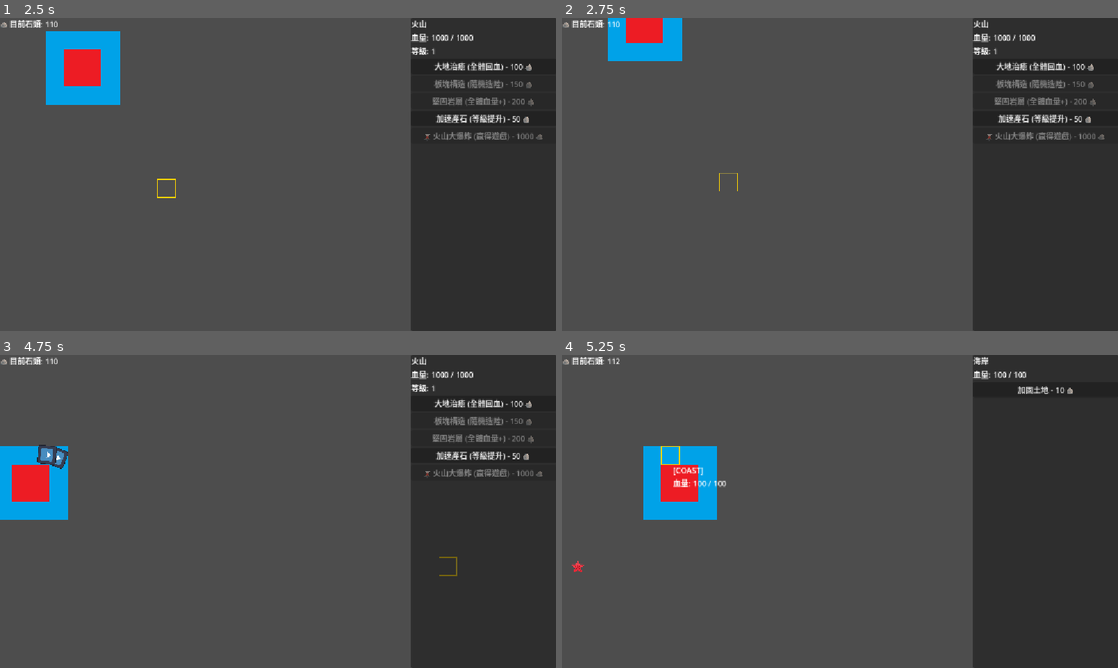
Above: before the commit, frames 1-4 (two rows, left to right).
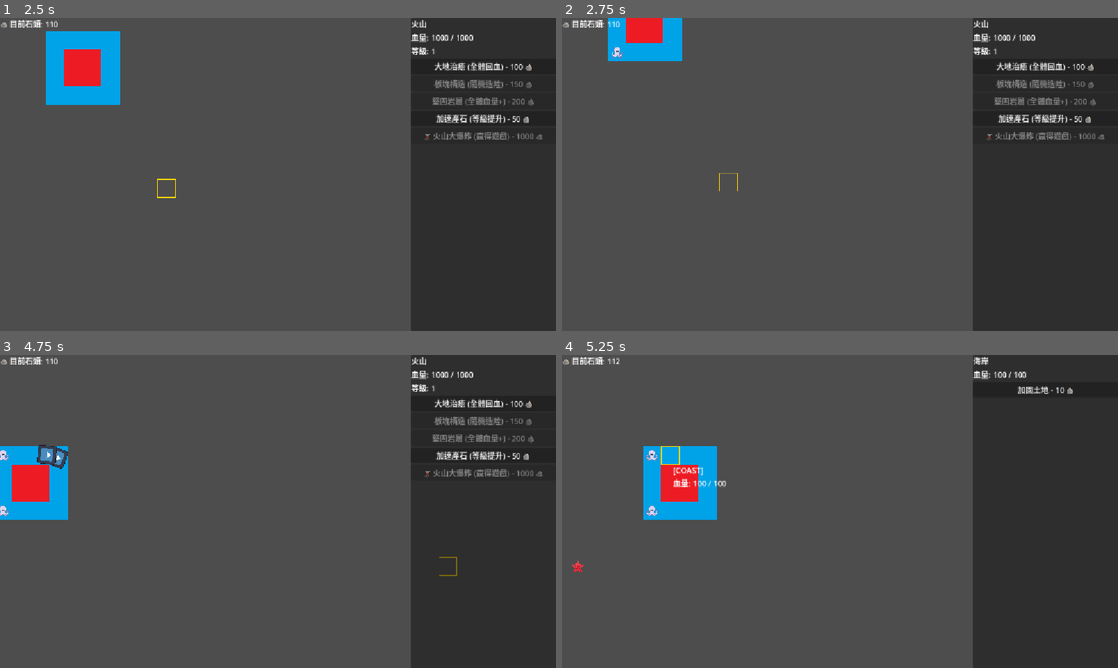
Above: after the commit, the same moments.

Repository: LeoTengAMao/GameJam2026
Game: Godot game, scene res://Tscn/menu.tscn
Two runs of this game, one before a commit and one after it. Both use one fixed random seed, a clock stepped at 60 frames per second and the inputs below. The engine's default icon, where the game draws it, is replaced by a stand-in: a white triangle on a blue panel in a dark square.
Inputs (mouse positions are in pixels of both pictures, inside the frame that each line leads up to):
- Up to frame 1 (2.5 s): click "Start" at 0.5 s; tap Enter at 1.25 s; move the mouse to (194, 127) at 1.27 s; hold D 1.28-2.03 s; click (194, 127) at 1.42 s; move the mouse to (166, 190) at 2.02 s; hold S from 2.03 s (still down)
- Up to frame 2 (2.75 s): keep holding S
- Up to frame 3 (4.75 s): move the mouse to (333, 442) at 2.77 s; release S at 2.78 s; hold D 2.78-3.53 s; move the mouse to (250, 574) at 3.52 s; hold W 3.53-4.28 s; click (250, 574) at 3.67 s; move the mouse to (444, 558) at 4.27 s; hold A from 4.28 s (still down)
- Up to frame 4 (5.25 s): keep holding A; move the mouse to (667, 458) at 5.02 s; click (667, 458) at 5.17 s

Frame 1 is identical in both runs. In frame 2, less than 0.1% of the frame differs, in the area x 9-11%, y 9-13%; in frame 3, less than 0.1%; in frame 4, less than 0.1%, in the area x 15-18%, y 30-52%.
Error before the commit: Parse Error: Too few arguments for "initialize()" call. Expected at least 6 but received 5. (res://Script/Monster/MonsterPool.gd:49)

Commit message:
fix: 生成怪物參數不足

Diff:
--- a/Script/Monster/MonsterPool.gd
+++ b/Script/Monster/MonsterPool.gd
@@ -44,6 +44,7 @@
 	var hp_value = 1
 	var atk = 1
 	var spd = 1
+	var atk_spd = 1
 
 	# 3. 呼叫初始化：直接傳入整數 0，或是用 類別名.列舉名 傳入（最安全）
-	monster.initialize(Monster.MonsterType.OCTOPUS, position, hp_value, atk, spd)
+	monster.initialize(Monster.MonsterType.OCTOPUS, position, hp_value, atk, spd, atk_spd)
